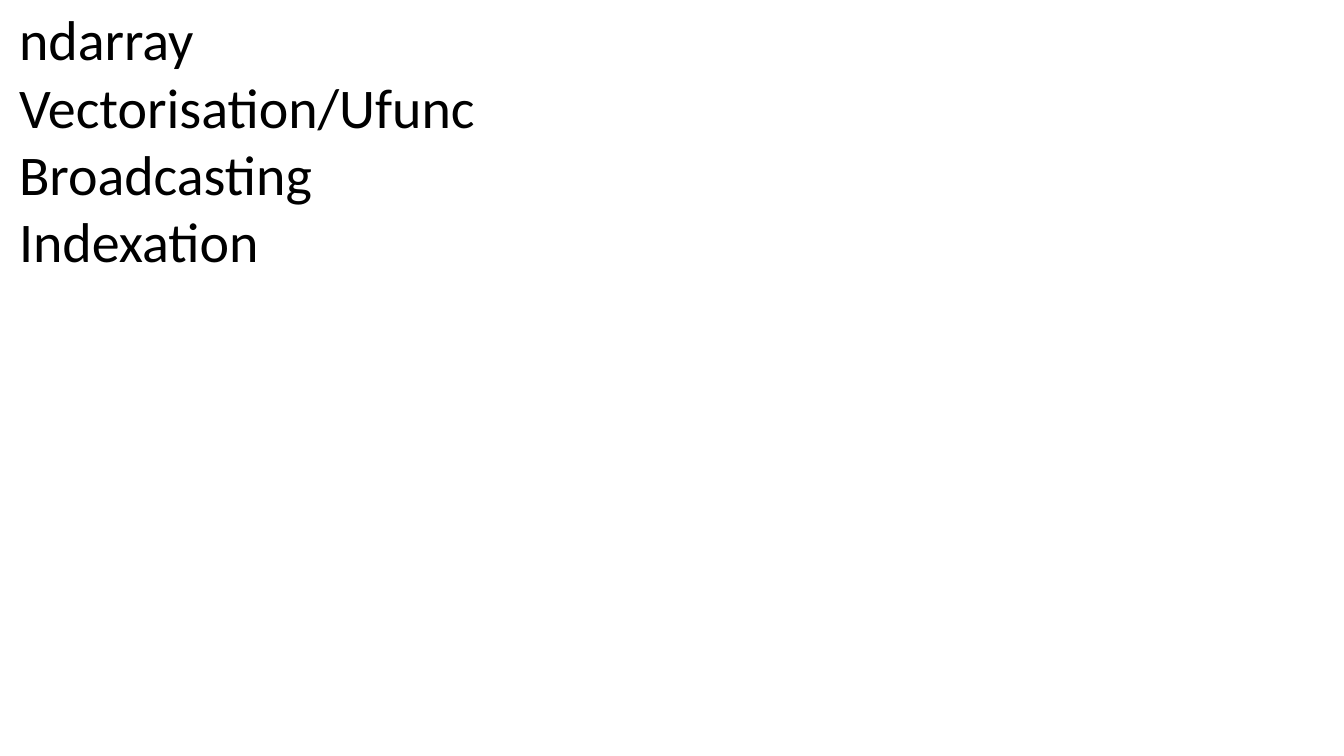
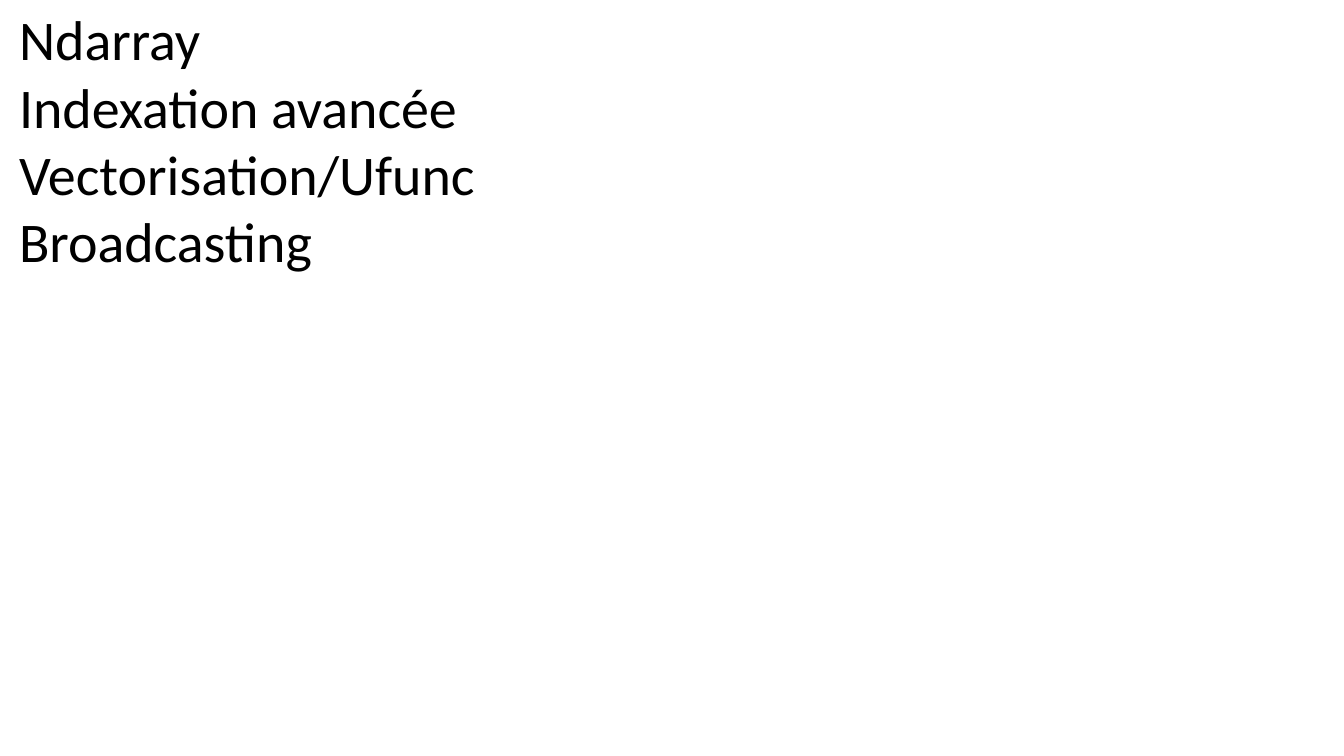
Before and after one commit to parmentelat/flotpython-archive, a slide deck: slide 1 of w7/w7-s2-av-slide1.pptx. Drawn at 1344x756 pixels with LibreOffice and Linux fonts; fonts in the diff are those of the drawing. Boxes give left, top, right and bottom in pixels: in the first picture for what was removed or moved away, otherwise in the second. Text is boxed around its words. In the diff, an @@ line names an element or a change of style, - is before the commit and + after.

```diff
--- a/w7/w7-s2-av-slide1.pptx
+++ b/w7/w7-s2-av-slide1.pptx
@@ text at bbox=[19, 21, 457, 129]: text changed @@
-ndarray
+Ndarray
+Indexation avancée
@@ text at bbox=[19, 223, 258, 263]: paragraph removed @@
-Indexation
```
Also in this commit, not shown: 6 other files.
